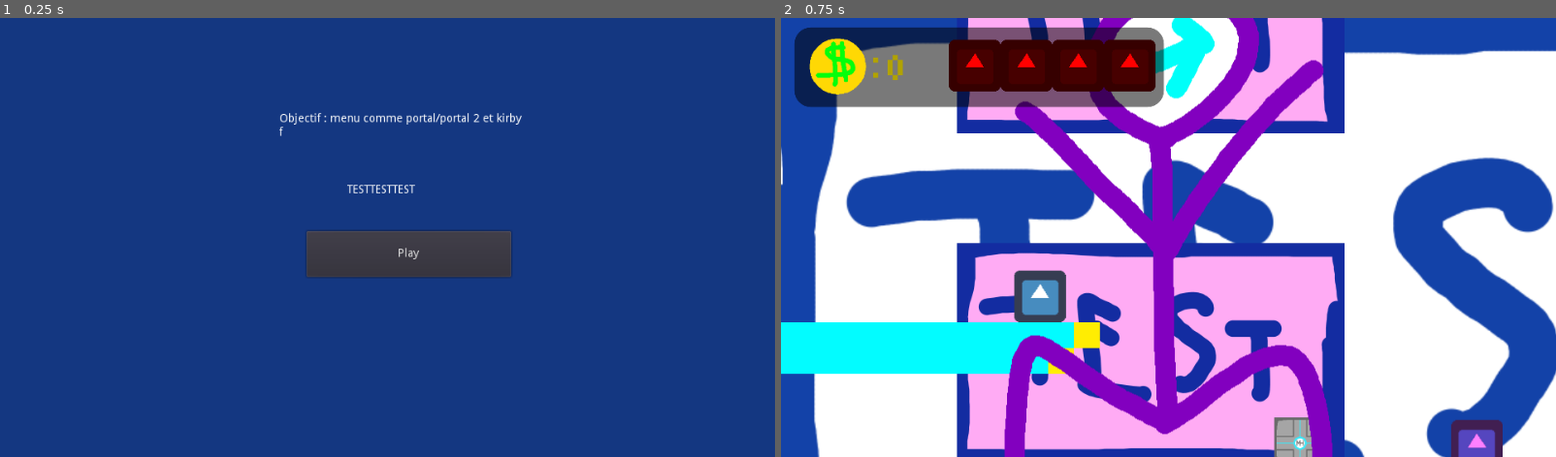
Above: before the commit, frames 1-2 (left to right).
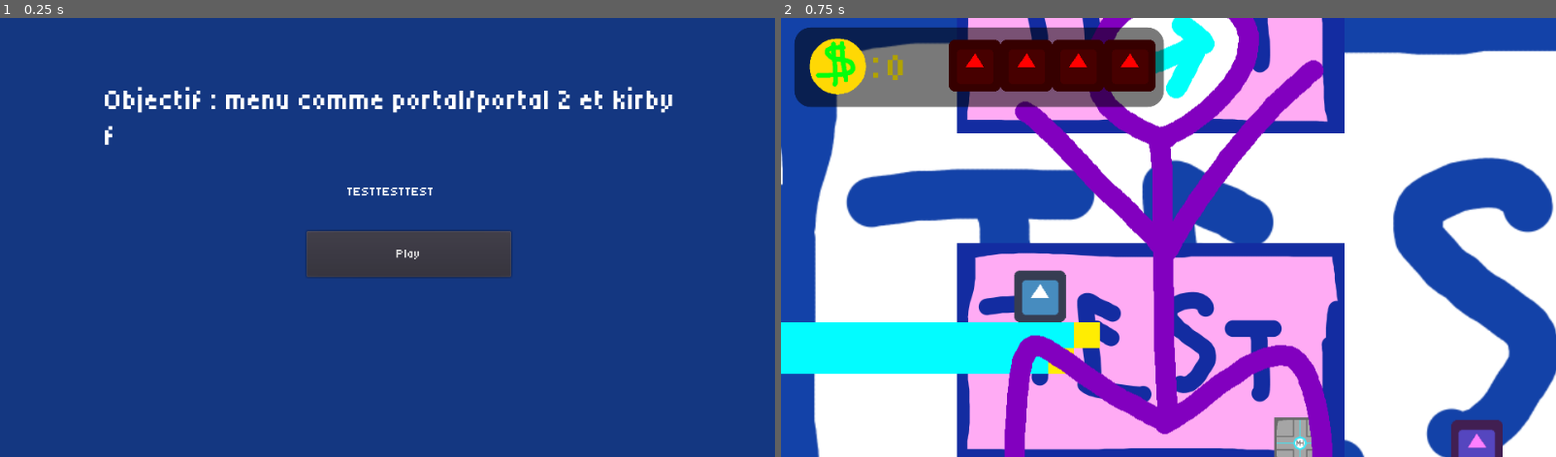
Above: after the commit, the same moments.

Repository: Mayass-Ben-Mammar/Projet-Developpement-Application
Game: Godot game, scene res://Scene/Main Menu.tscn
The game is run twice, just before and just after one commit, with the same random seed, the same clock (stepped at 60 frames per second) and the same inputs. The engine's default icon, where the game draws it, is replaced by a stand-in: a white triangle on a blue panel in a dark square.
Inputs:
- Up to frame 1 (0.25 s): no input
- Up to frame 2 (0.75 s): click "Play" at 0.5 s

The runs differ from the first frame. In frame 1, 1.9% of the frame differs, in the area x 13-87%, y 15-55%; in frame 2, nothing differs.

Commit message:
Paramètre police d'écriture
Ajout de la police d'écriture là où les textes se trouvent dans l'entièreté du jeu

Diff:
--- a/Scene/Bravo.tscn
+++ b/Scene/Bravo.tscn
@@ -1,6 +1,16 @@
-[gd_scene load_steps=2 format=2]
+[gd_scene load_steps=6 format=2]
 
 [ext_resource path="res://Code/Button.gd" type="Script" id=1]
+[ext_resource path="res://Assets/Police d'écriture/Tiny5-Regular.ttf" type="DynamicFontData" id=2]
+
+[sub_resource type="DynamicFont" id=1]
+font_data = ExtResource( 2 )
+
+[sub_resource type="DynamicFont" id=2]
+font_data = ExtResource( 2 )
+
+[sub_resource type="DynamicFont" id=3]
+font_data = ExtResource( 2 )
 
 [node name="Bravo" type="Node"]
 
@@ -14,6 +24,7 @@
 margin_top = 142.0
 margin_right = 387.0
 margin_bottom = 173.0
+custom_fonts/font = SubResource( 1 )
 text = "GG!!!!!!!!!!!!!!!
 !!!"
 
@@ -22,6 +33,7 @@
 margin_top = 280.0
 margin_right = 834.0
 margin_bottom = 311.0
+custom_fonts/font = SubResource( 2 )
 text = "appuies pour revenir au MM
 "
 
@@ -30,6 +42,7 @@
 margin_top = 25.0
 margin_right = 783.0
 margin_bottom = 45.0
+custom_fonts/font = SubResource( 3 )
 text = "hehe"
 script = ExtResource( 1 )
 
--- a/Scene/Main Menu.tscn
+++ b/Scene/Main Menu.tscn
@@ -1,6 +1,17 @@
-[gd_scene load_steps=2 format=2]
+[gd_scene load_steps=6 format=2]
 
 [ext_resource path="res://Code/PlayButton.gd" type="Script" id=1]
+[ext_resource path="res://Assets/Police d'écriture/Tiny5-Regular.ttf" type="DynamicFontData" id=2]
+
+[sub_resource type="DynamicFont" id=1]
+font_data = ExtResource( 2 )
+
+[sub_resource type="DynamicFont" id=2]
+size = 36
+font_data = ExtResource( 2 )
+
+[sub_resource type="DynamicFont" id=3]
+font_data = ExtResource( 2 )
 
 [node name="Main Menu" type="Node"]
 
@@ -14,13 +25,15 @@
 margin_top = 206.0
 margin_right = 514.0
 margin_bottom = 220.0
+custom_fonts/font = SubResource( 1 )
 text = "TESTTESTTEST"
 
 [node name="Label2" type="Label" parent="."]
-margin_left = 346.0
-margin_top = 118.0
-margin_right = 594.0
-margin_bottom = 132.0
+margin_left = 130.0
+margin_top = 81.0
+margin_right = 837.0
+margin_bottom = 166.0
+custom_fonts/font = SubResource( 2 )
 text = "Objectif : menu comme portal/portal 2 et kirby
 f"
 
@@ -29,6 +42,7 @@
 margin_top = 264.0
 margin_right = 633.0
 margin_bottom = 321.0
+custom_fonts/font = SubResource( 3 )
 text = "Play"
 script = ExtResource( 1 )
 
--- a/Scene/Niveau 0.tscn
+++ b/Scene/Niveau 0.tscn
@@ -167,7 +167,7 @@
 
 [node name="Dossier Coins" type="Node2D" parent="."]
 
-[node name="Coin" parent="Dossier Coins" instance=ExtResource( 4 )]
+[node name="Coin1" parent="Dossier Coins" instance=ExtResource( 4 )]
 position = Vector2( 209, 13 )
 
 [node name="Coin2" parent="Dossier Coins" instance=ExtResource( 4 )]
@@ -208,7 +208,7 @@
 drag_margin_left = 0.3
 editor_draw_limits = true
 
-[connection signal="CoinCollected" from="Dossier Coins/Coin" to="HUD" method="_on_CoinCollected"]
+[connection signal="CoinCollected" from="Dossier Coins/Coin1" to="HUD" method="_on_CoinCollected"]
 [connection signal="CoinCollected" from="Dossier Coins/Coin2" to="HUD" method="_on_CoinCollected"]
 [connection signal="CoinCollected" from="Dossier Coins/Coin3" to="HUD" method="_on_CoinCollected"]
 [connection signal="body_entered" from="Fall zone" to="Test Perso" method="_on_Fall_zone_body_entered"]
--- a/Scene/Perdu.tscn
+++ b/Scene/Perdu.tscn
@@ -1,6 +1,16 @@
-[gd_scene load_steps=2 format=2]
+[gd_scene load_steps=6 format=2]
 
 [ext_resource path="res://Code/MainM.gd" type="Script" id=1]
+[ext_resource path="res://Assets/Police d'écriture/Tiny5-Regular.ttf" type="DynamicFontData" id=2]
+
+[sub_resource type="DynamicFont" id=1]
+font_data = ExtResource( 2 )
+
+[sub_resource type="DynamicFont" id=2]
+font_data = ExtResource( 2 )
+
+[sub_resource type="DynamicFont" id=3]
+font_data = ExtResource( 2 )
 
 [node name="Perdu" type="Node"]
 
@@ -14,6 +24,7 @@
 margin_top = 225.0
 margin_right = 286.0
 margin_bottom = 239.0
+custom_fonts/font = SubResource( 1 )
 text = "T'es nul haha"
 
 [node name="Label2" type="Label" parent="."]
@@ -21,6 +32,7 @@
 margin_top = 338.0
 margin_right = 760.0
 margin_bottom = 352.0
+custom_fonts/font = SubResource( 2 )
 text = "appuie sur le boutton pour continuer"
 
 [node name="MainM" type="Button" parent="."]
@@ -28,6 +40,7 @@
 margin_top = 371.0
 margin_right = 935.0
 margin_bottom = 506.0
+custom_fonts/font = SubResource( 3 )
 text = "hahaahahahahahahhhahahahaha"
 script = ExtResource( 1 )
 
